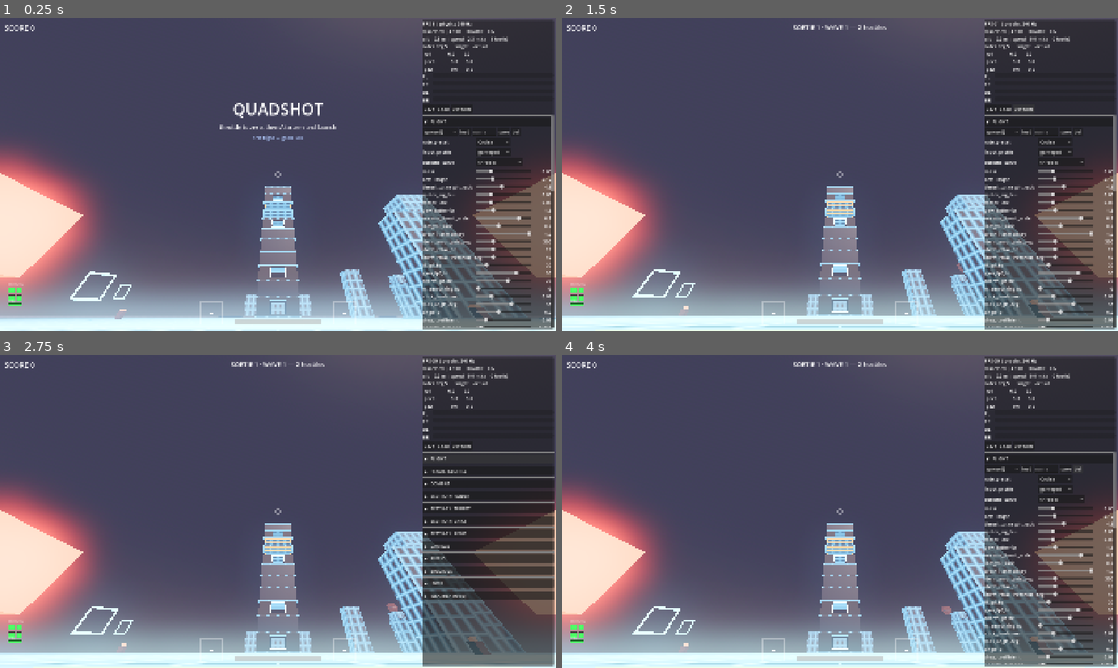
Above: before the commit, frames 1-4 (two rows, left to right).
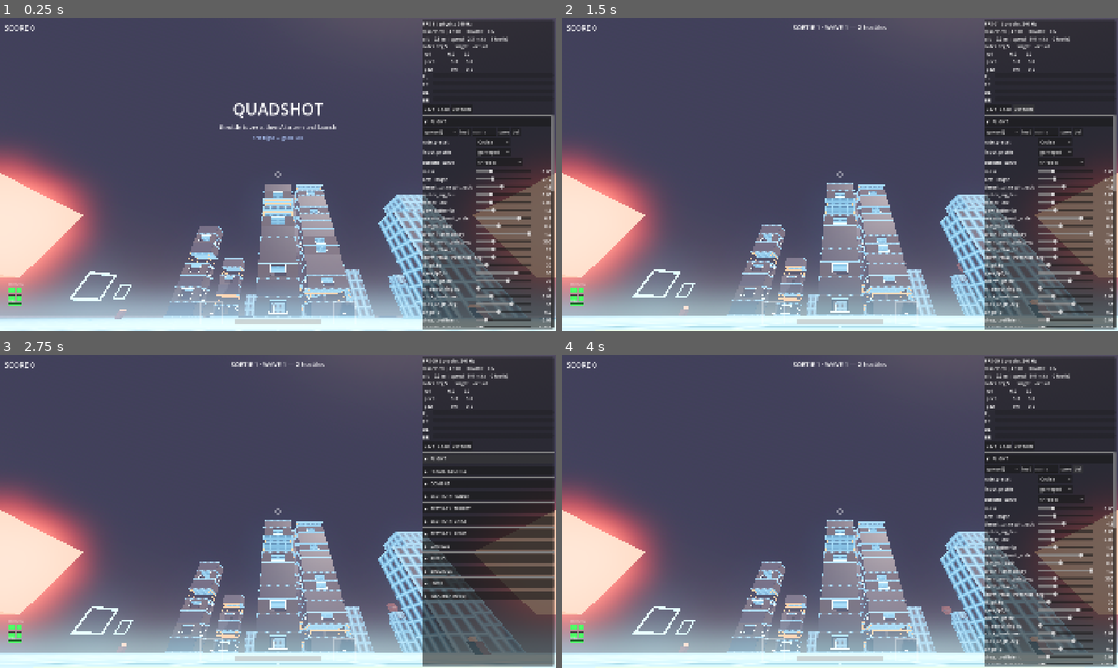
Above: after the commit, the same moments.

Repository: EhudVardi/QuadShot
Game: Godot game, scene res://scenes/dev_map.tscn
Two runs of this game, one before a commit and one after it. Both use one fixed random seed, a clock stepped at 60 frames per second and the inputs below. This scene is started directly instead of the project's main scene.
Inputs:
- Up to frame 1 (0.25 s): no input
- Up to frame 2 (1.5 s): tap Enter (arm_toggle) at 0.5, 0.6 s; hold Right (ui_right) 0.53-1.25 s; click "Defaults" at 1.25 s
- Up to frame 3 (2.75 s): click "▼ FLIGHT" at 2 s
- Up to frame 4 (4 s): click "▶ FLIGHT" at 2.75 s; click "del" at 3.5 s

The runs differ from the first frame. In frame 1, 4.7% of the frame differs, in the area x 29-65%, y 53-96%; in frame 2, 4.8%; in frame 3, 4.8%; in frame 4, 4.9%, in the area x 29-65%, y 52-96%.

Commit message:
B3/B4 v1.49 step 3b-i: building variety — size, four-sided windows, a skyline
Per-floor footprint (MenuFloorFrame + MenuBuilding): buildings take any width;
slab plates size to the wider of each floor's neighbors, so setback-ledge
plumbing is already in (a plain box when floors match). Window width clamps so
a narrow tower still frames its opening.

Crossed windows: a world building's open floors open (and neon-frame) on all
four sides — enter from any direction — via one axis-helper refactor. The menu
keeps front-entry/back-commit (cross_windows defaults off); menu geometry
unchanged.

dev_room is now a 6-building GeneratedCity: varied footprint (8-16) and height
(6-18 floors), beside the solid placeholder boxes it will replace. B3 pulled
clear of a placeholder it was clipping. WorldBuilding grew footprint +
cross_windows exports.

tests/world_building_check.gd asserts footprint + crossed windows.

Diff:
--- a/scenes/environment/dev_room.tscn
+++ b/scenes/environment/dev_room.tscn
@@ -248,10 +248,55 @@
 [node name="Collision" type="CollisionShape3D" parent="CityBlock/TowerM3"]
 shape = SubResource("shape_tower_m")
 
-[node name="GeneratedBuilding" type="Node3D" parent="."]
-transform = Transform3D(1, 0, 0, 0, 1, 0, 0, 0, 1, 0, 0, -60)
+[node name="GeneratedCity" type="Node3D" parent="."]
+
+[node name="B1" type="Node3D" parent="GeneratedCity"]
+transform = Transform3D(1, 0, 0, 0, 1, 0, 0, 0, 1, 0, 0, -58)
 script = ExtResource("6_wbld")
 building_seed = 16
+footprint = 12.0
+target_floors = 11
+open_floors = 4
+
+[node name="B2" type="Node3D" parent="GeneratedCity"]
+transform = Transform3D(1, 0, 0, 0, 1, 0, 0, 0, 1, -34, 0, -74)
+script = ExtResource("6_wbld")
+building_seed = 7
+footprint = 9.0
+target_floors = 8
+open_floors = 3
+
+[node name="B3" type="Node3D" parent="GeneratedCity"]
+transform = Transform3D(1, 0, 0, 0, 1, 0, 0, 0, 1, 20, 0, -80)
+script = ExtResource("6_wbld")
+building_seed = 23
+footprint = 16.0
+target_floors = 15
+open_floors = 5
+
+[node name="B4" type="Node3D" parent="GeneratedCity"]
+transform = Transform3D(1, 0, 0, 0, 1, 0, 0, 0, 1, -26, 0, -100)
+script = ExtResource("6_wbld")
+building_seed = 4
+footprint = 10.0
+target_floors = 6
+open_floors = 2
+
+[node name="B5" type="Node3D" parent="GeneratedCity"]
+transform = Transform3D(1, 0, 0, 0, 1, 0, 0, 0, 1, 18, 0, -104)
+script = ExtResource("6_wbld")
+building_seed = 11
+footprint = 13.0
+target_floors = 18
+open_floors = 6
+
+[node name="B6" type="Node3D" parent="GeneratedCity"]
+transform = Transform3D(1, 0, 0, 0, 1, 0, 0, 0, 1, -6, 0, -90)
+script = ExtResource("6_wbld")
+building_seed = 19
+footprint = 8.0
+target_floors = 13
+open_floors = 4
 
 [node name="CrashWall" type="StaticBody3D" parent="."]
 transform = Transform3D(1, 0, 0, 0, 1, 0, 0, 0, 1, 0, 5, -120)
--- a/scripts/environment/world_building.gd
+++ b/scripts/environment/world_building.gd
@@ -18,6 +18,9 @@
 ## Generous by design (B3: "windows generous") — you fly straight through.
 @export var window_size: Vector2 = Vector2(4.5, 2.8)
 @export var sill: float = 0.5
+## Building width (B3 variety, v1.48). Uniform across this building's floors
+## for now; setbacks (per-floor footprint) arrive in the next step.
+@export var footprint: float = 12.0
 
 
 func _ready() -> void:
@@ -28,4 +31,10 @@
 		open_specs.append({"window": window_size, "sill": sill})
 	var floors: Array = BuildingGenerator.generate(
 			building_seed, open_specs, target_floors)
+	# Stamp world-building geometry onto every floor (open + filler): the
+	# footprint sizes walls and slabs, and crossed windows make open floors
+	# enterable from any direction (not just front/back like the menu).
+	for spec: Dictionary in floors:
+		spec["footprint"] = footprint
+		spec["cross_windows"] = true
 	add_child(MenuBuilding.create(floors))
--- a/scripts/menu/menu_building.gd
+++ b/scripts/menu/menu_building.gd
@@ -19,8 +19,14 @@
 signal floor_canceled(frame: MenuFloorFrame)
 
 const FLOOR_PITCH: float = 4.0
-const SLAB_SIZE: Vector3 = Vector3(12.6, 0.4, 12.6)
-const LINER_SIZE: Vector3 = Vector3(12.4, 0.1, 12.4)
+const SLAB_THICK: float = 0.4
+const LINER_THICK: float = 0.1
+## The slab plate overhangs its floor footprint by this lip; the void liner
+## sits just inside the plate. Per-floor footprints (B3 variety) size each
+## slab, so a narrower floor above a wider one leaves a setback ledge.
+const SLAB_LIP: float = 0.6
+const LINER_LIP: float = 0.4
+const DEFAULT_FOOTPRINT: float = 12.0
 
 ## Bottom→top, filled at _ready; the side view walks this.
 var frames: Array[MenuFloorFrame] = []
@@ -47,7 +53,8 @@
 	var body: StaticBody3D = StaticBody3D.new()
 	add_child(body)
 	for k: int in _floors.size() + 1:
-		_add_slab(body, k * FLOOR_PITCH + 0.2, slab_material, void_material)
+		_add_slab(body, k * FLOOR_PITCH + 0.2, _slab_footprint(k),
+				slab_material, void_material)
 	for k: int in _floors.size():
 		var spec: Dictionary = _floors[k]
 		var frame: MenuFloorFrame = MenuFloorFrame.new()
@@ -57,6 +64,8 @@
 		frame.window_size = spec.get("window", Vector2(3.0, 2.2))
 		frame.sill = spec.get("sill", 0.6)
 		frame.text_pixel = spec.get("pixel", 0.1)
+		frame.footprint = spec.get("footprint", DEFAULT_FOOTPRINT)
+		frame.cross_windows = spec.get("cross_windows", false)
 		frame.position = Vector3(0.0, k * FLOOR_PITCH + 0.4, 0.0)
 		add_child(frame)
 		frames.append(frame)
@@ -68,18 +77,31 @@
 				floor_canceled.emit(frame))
 
 
-func _add_slab(body: StaticBody3D, at_y: float, slab_material: Material,
-		void_material: Material) -> void:
+## Slab k sits below floor k; size it to the WIDER of the floors it touches so
+## a setback (a narrower floor above) leaves a ledge on the roof of the wider
+## floor below. The bottom plate and roof clamp to the end floors.
+func _slab_footprint(k: int) -> float:
+	return maxf(_floor_footprint(k - 1), _floor_footprint(k))
+
+
+func _floor_footprint(k: int) -> float:
+	var idx: int = clampi(k, 0, _floors.size() - 1)
+	return _floors[idx].get("footprint", DEFAULT_FOOTPRINT)
+
+
+func _add_slab(body: StaticBody3D, at_y: float, fp: float,
+		slab_material: Material, void_material: Material) -> void:
+	var slab_size: Vector3 = Vector3(fp + SLAB_LIP, SLAB_THICK, fp + SLAB_LIP)
 	var slab: MeshInstance3D = MeshInstance3D.new()
 	var slab_mesh: BoxMesh = BoxMesh.new()
-	slab_mesh.size = SLAB_SIZE
+	slab_mesh.size = slab_size
 	slab_mesh.material = slab_material
 	slab.mesh = slab_mesh
 	slab.position = Vector3(0.0, at_y, 0.0)
 	body.add_child(slab)
 	var collision: CollisionShape3D = CollisionShape3D.new()
 	var shape: BoxShape3D = BoxShape3D.new()
-	shape.size = SLAB_SIZE
+	shape.size = slab_size
 	collision.shape = shape
 	collision.position = Vector3(0.0, at_y, 0.0)
 	body.add_child(collision)
@@ -87,7 +109,7 @@
 	# camera clipping the slab surface sees darkness, never the next floor.
 	var liner: MeshInstance3D = MeshInstance3D.new()
 	var liner_mesh: BoxMesh = BoxMesh.new()
-	liner_mesh.size = LINER_SIZE
+	liner_mesh.size = Vector3(fp + LINER_LIP, LINER_THICK, fp + LINER_LIP)
 	liner_mesh.material = void_material
 	liner.mesh = liner_mesh
 	liner.position = Vector3(0.0, at_y, 0.0)
--- a/scripts/menu/menu_floor_frame.gd
+++ b/scripts/menu/menu_floor_frame.gd
@@ -22,10 +22,12 @@
 signal committed(leaf_id: StringName)
 signal canceled(leaf_id: StringName)
 
-const FOOTPRINT: float = 12.0
 const INTERIOR_HEIGHT: float = 3.6
 const WALL: float = 0.4
 const BAR: float = 0.12
+## Minimum wall pier beside a window; the window width is clamped so even a
+## narrow footprint still frames its opening (B3 variety — footprints vary).
+const MIN_PIER: float = 0.4
 ## Interior surfaces sit near-black so the flat ambient term cannot wash out
 ## the dark — the "genuinely dark inside" half of B2's drama (v1.38 verdict:
 ## more dramatic).
@@ -61,6 +63,13 @@
 ## Window bottom above the interior floor; 0 makes it a door (no bottom bar).
 @export var sill: float = 0.6
 @export var text_pixel: float = 0.1
+## Per-floor footprint (B3 variety, v1.48): MenuBuilding sets it from the floor
+## spec so buildings vary in width and can set back. Default matches the menu.
+@export var footprint: float = 12.0
+## Openings on all four sides, not just front/back (v1.48). A world building
+## floor is enterable from any direction; the menu keeps front-entry /
+## back-commit with solid sides (false).
+@export var cross_windows: bool = false
 
 var _mat_dark: StandardMaterial3D
 var _mat_line: StandardMaterial3D
@@ -97,6 +106,9 @@
 	_mat_line.emission_enabled = true
 	_mat_line.emission = LINE_COLOR
 	_mat_line.emission_energy_multiplier = LINE_ENERGY
+	# A narrow footprint can't fit a wide window and still leave piers — clamp
+	# the width so the opening always has a wall either side.
+	window_size.x = minf(window_size.x, footprint - 2.0 * (WALL + MIN_PIER))
 	_build_walls()
 	_build_window_line()
 	_build_light()
@@ -118,14 +130,14 @@
 	glass.metallic = 0.35
 	glass.roughness = 0.45
 	var mid_y: float = INTERIOR_HEIGHT * 0.5
-	var z_wall: float = FOOTPRINT * 0.5 - WALL * 0.5
+	var z_wall: float = footprint * 0.5 - WALL * 0.5
 	for side: float in [1.0, -1.0]:
-		_add_box(Vector3(FOOTPRINT, INTERIOR_HEIGHT, WALL),
+		_add_box(Vector3(footprint, INTERIOR_HEIGHT, WALL),
 				Vector3(0.0, mid_y, z_wall * side), glass, true)
-	var side_len: float = FOOTPRINT - 2.0 * WALL
+	var side_len: float = footprint - 2.0 * WALL
 	for side: float in [1.0, -1.0]:
 		_add_box(Vector3(WALL, INTERIOR_HEIGHT, side_len),
-				Vector3((FOOTPRINT * 0.5 - WALL * 0.5) * side, mid_y, 0.0),
+				Vector3((footprint * 0.5 - WALL * 0.5) * side, mid_y, 0.0),
 				_mat_dark, true)
 
 
@@ -138,7 +150,7 @@
 	mat.emission_enabled = true
 	mat.emission = SCAFFOLD_COLOR
 	mat.emission_energy_multiplier = SCAFFOLD_ENERGY
-	var px: float = FOOTPRINT * 0.5 - WALL
+	var px: float = footprint * 0.5 - WALL
 	var mid_y: float = INTERIOR_HEIGHT * 0.5
 	# Corner posts are the blockers; the ring beams are visual only.
 	for sx: float in [1.0, -1.0]:
@@ -162,46 +174,80 @@
 
 
 func _build_walls() -> void:
+	# Front and back always open (the menu's entry + commit crossing). A world
+	# building opens the crossed sides too — enter from any direction — while
+	# the menu keeps them solid.
+	_build_opened_wall(true, 1.0)
+	_build_opened_wall(true, -1.0)
+	if cross_windows:
+		_build_opened_wall(false, 1.0)
+		_build_opened_wall(false, -1.0)
+	else:
+		var side_len: float = footprint - 2.0 * WALL
+		for side: float in [1.0, -1.0]:
+			_add_box(Vector3(WALL, INTERIOR_HEIGHT, side_len),
+					Vector3((footprint * 0.5 - WALL * 0.5) * side,
+					INTERIOR_HEIGHT * 0.5, 0.0), _mat_dark, true)
+
+
+## One wall with a centered window opening: two flanking piers, a sill below
+## and a header above. `along_z` walls run along X (their face is ±Z); else
+## they run along Z (face ±X). `side` is which of the two faces.
+func _build_opened_wall(along_z: bool, side: float) -> void:
 	var w: float = window_size.x
 	var h: float = window_size.y
-	var pier_w: float = (FOOTPRINT - w) * 0.5
-	var z_wall: float = FOOTPRINT * 0.5 - WALL * 0.5
+	var pier_w: float = (footprint - w) * 0.5
+	var depth: float = (footprint * 0.5 - WALL * 0.5) * side
 	var mid_y: float = INTERIOR_HEIGHT * 0.5
-	# Front and back walls carry the same opening — the far side is the
-	# commit exit, crossed at full size.
-	for side: float in [1.0, -1.0]:
-		var z: float = z_wall * side
-		_add_box(Vector3(pier_w, INTERIOR_HEIGHT, WALL),
-				Vector3(-(w * 0.5 + pier_w * 0.5), mid_y, z), _mat_dark, true)
-		_add_box(Vector3(pier_w, INTERIOR_HEIGHT, WALL),
-				Vector3(w * 0.5 + pier_w * 0.5, mid_y, z), _mat_dark, true)
-		if sill > 0.01:
-			_add_box(Vector3(w, sill, WALL),
-					Vector3(0.0, sill * 0.5, z), _mat_dark, true)
-		var header_h: float = INTERIOR_HEIGHT - sill - h
-		if header_h > 0.01:
-			_add_box(Vector3(w, header_h, WALL),
-					Vector3(0.0, sill + h + header_h * 0.5, z), _mat_dark, true)
-	var side_len: float = FOOTPRINT - 2.0 * WALL
-	for side: float in [1.0, -1.0]:
-		_add_box(Vector3(WALL, INTERIOR_HEIGHT, side_len),
-				Vector3((FOOTPRINT * 0.5 - WALL * 0.5) * side, mid_y, 0.0),
+	for pier: float in [1.0, -1.0]:
+		_add_box(_axis_size(along_z, pier_w, INTERIOR_HEIGHT, WALL),
+				_axis_pos(along_z, (w * 0.5 + pier_w * 0.5) * pier, mid_y, depth),
 				_mat_dark, true)
+	if sill > 0.01:
+		_add_box(_axis_size(along_z, w, sill, WALL),
+				_axis_pos(along_z, 0.0, sill * 0.5, depth), _mat_dark, true)
+	var header_h: float = INTERIOR_HEIGHT - sill - h
+	if header_h > 0.01:
+		_add_box(_axis_size(along_z, w, header_h, WALL),
+				_axis_pos(along_z, 0.0, sill + h + header_h * 0.5, depth),
+				_mat_dark, true)
 
 
 func _build_window_line() -> void:
+	# Front always framed; a world building frames all four openings.
+	_build_window_line_side(true, 1.0)
+	if cross_windows:
+		_build_window_line_side(true, -1.0)
+		_build_window_line_side(false, 1.0)
+		_build_window_line_side(false, -1.0)
+
+
+func _build_window_line_side(along_z: bool, side: float) -> void:
 	var w: float = window_size.x
 	var h: float = window_size.y
-	var z: float = FOOTPRINT * 0.5 + 0.08
+	var depth: float = (footprint * 0.5 + 0.08) * side
 	var center_y: float = sill + h * 0.5
-	_add_box(Vector3(w + 2.0 * BAR, BAR, BAR),
-			Vector3(0.0, sill + h + BAR * 0.5, z), _mat_line, false)
+	_add_box(_axis_size(along_z, w + 2.0 * BAR, BAR, BAR),
+			_axis_pos(along_z, 0.0, sill + h + BAR * 0.5, depth), _mat_line, false)
 	if sill > 0.01:
-		_add_box(Vector3(w + 2.0 * BAR, BAR, BAR),
-				Vector3(0.0, sill - BAR * 0.5, z), _mat_line, false)
-	for side: float in [1.0, -1.0]:
-		_add_box(Vector3(BAR, h, BAR),
-				Vector3((w * 0.5 + BAR * 0.5) * side, center_y, z), _mat_line, false)
+		_add_box(_axis_size(along_z, w + 2.0 * BAR, BAR, BAR),
+				_axis_pos(along_z, 0.0, sill - BAR * 0.5, depth), _mat_line, false)
+	for bar: float in [1.0, -1.0]:
+		_add_box(_axis_size(along_z, BAR, h, BAR),
+				_axis_pos(along_z, (w * 0.5 + BAR * 0.5) * bar, center_y, depth),
+				_mat_line, false)
+
+
+## Box size for a wall-aligned member: `span` runs along the wall, `height` is
+## vertical, `thick` is the depth through the wall. Swaps X/Z by orientation.
+func _axis_size(along_z: bool, span: float, height: float, thick: float) -> Vector3:
+	return Vector3(span, height, thick) if along_z else Vector3(thick, height, span)
+
+
+## Position for a wall-aligned member: `along` is the offset down the wall, `y`
+## vertical, `depth` the placement on the wall's outward axis.
+func _axis_pos(along_z: bool, along: float, y: float, depth: float) -> Vector3:
+	return Vector3(along, y, depth) if along_z else Vector3(depth, y, along)
 
 
 ## Chevrons marching toward the far window on the floor AND the ceiling
@@ -234,7 +280,7 @@
 	_text.text = label
 	_text.pixel_size = text_pixel
 	_text.position = Vector3(0.0, sill + window_size.y * 0.5,
-			FOOTPRINT * 0.5 - WALL * 0.5)
+			footprint * 0.5 - WALL * 0.5)
 	add_child(_text)
 
 
@@ -243,7 +289,7 @@
 	zone.leaf_id = leaf_id
 	zone.position = Vector3(0.0, INTERIOR_HEIGHT * 0.5, 0.0)
 	var shape: BoxShape3D = BoxShape3D.new()
-	var side_len: float = FOOTPRINT - 2.0 * WALL
+	var side_len: float = footprint - 2.0 * WALL
 	shape.size = Vector3(side_len, INTERIOR_HEIGHT, side_len)
 	var collision: CollisionShape3D = CollisionShape3D.new()
 	collision.shape = shape
--- a/scripts/tests/world_building_check.gd
+++ b/scripts/tests/world_building_check.gd
@@ -18,6 +18,7 @@
 	_building.building_seed = 16
 	_building.target_floors = 11
 	_building.open_floors = 4
+	_building.footprint = 10.0
 	root.add_child(_building)
 	process_frame.connect(_run_once)
 
@@ -46,12 +47,17 @@
 
 	var open: int = 0
 	for frame: MenuFloorFrame in building.frames:
+		# Footprint plumbing: WorldBuilding stamps it onto every floor.
+		if not is_equal_approx(frame.footprint, 10.0):
+			return _fail("floor footprint should be 10.0, got %f" % frame.footprint)
 		if frame.state != MenuFloorFrame.STATE_OPEN:
 			continue
 		open += 1
 		if frame.leaf_id != &"":
 			return _fail("world open floor should be leafless, got '%s'"
 					% frame.leaf_id)
+		if not frame.cross_windows:
+			return _fail("world open floor should have crossed (4-side) windows")
 		if not frame.find_children("*", "MenuFloor", false, false).is_empty():
 			return _fail("world open floor must not build a MenuFloor commit zone")
 		if not frame.find_children("*", "GlowText3D", false, false).is_empty():
Not shown, changed: CLAUDE.md
Not shown, changed: GAMEPLAY-DESIGN.md
